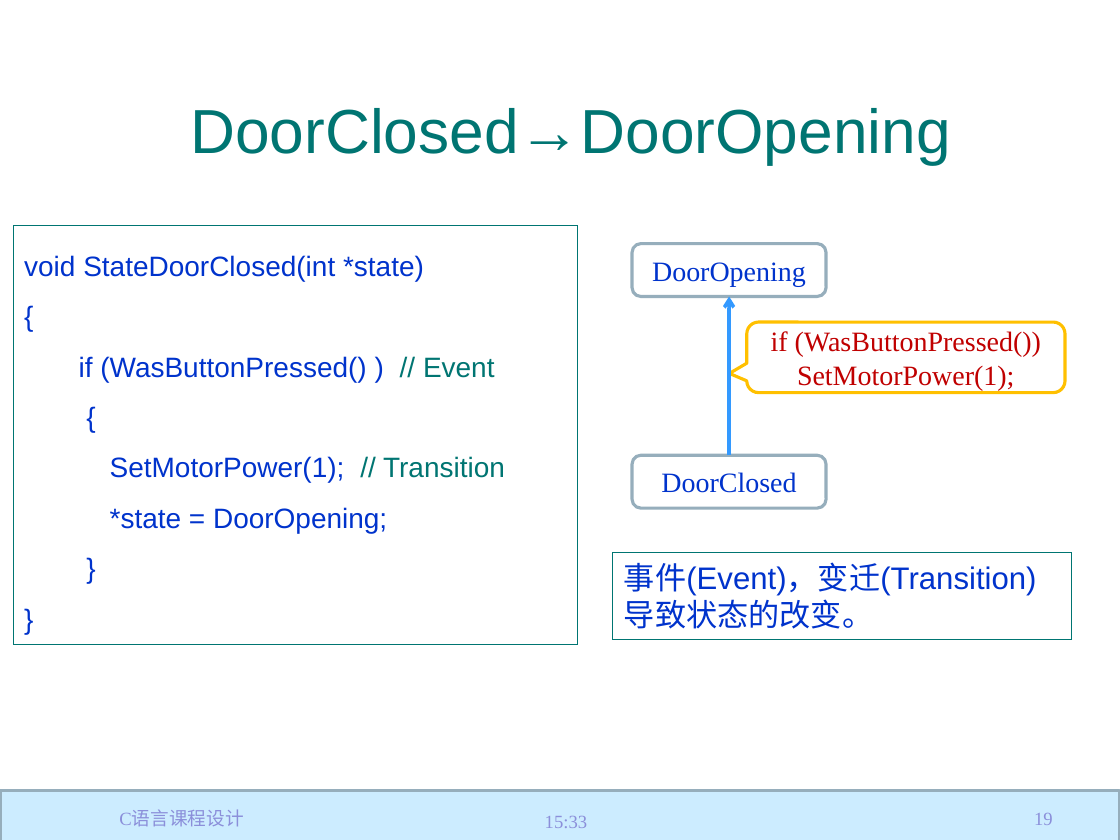
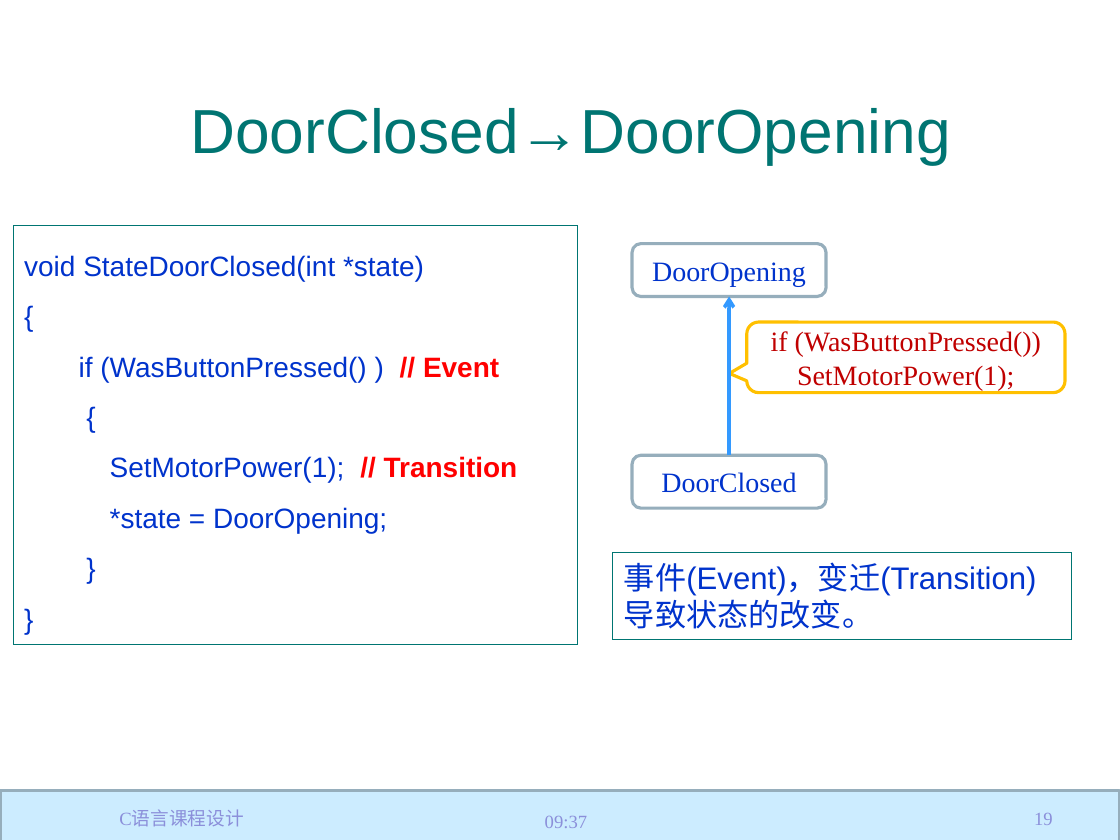
Before and after one commit to jtrfid/C-Repositories, a slide deck: slide 19 of 2017/C语言课程设计/C语言课程设计.pptx. Drawn at 1120x840 pixels with LibreOffice and Linux fonts; fonts in the diff are those of the drawing; background and template pictures are left out. Boxes give left, top, right and bottom in pixels: in the first picture for what was removed or moved away, otherwise in the second. Text is boxed around its words. In the diff, an @@ line names an element or a change of style, - is before the commit and + after.

```diff
--- a/2017/C语言课程设计/C语言课程设计.pptx
+++ b/2017/C语言课程设计/C语言课程设计.pptx
@@ text in rectangle at bbox=[79, 356, 518, 483]: text colour #007572 to #FF0000, bold on in "// Event", "// Transition" @@
@@ text at bbox=[545, 816, 587, 828]: text changed @@
-15:33
+09:37
```
Also in this commit, not shown: 56 other slides changed.
